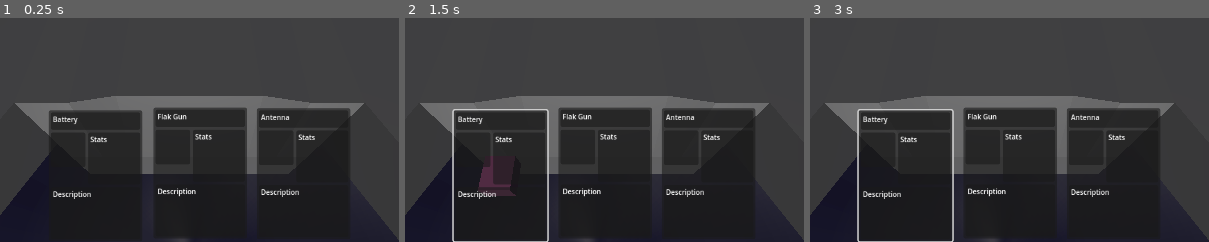
Above: before the commit, frames 1-3 (left to right).
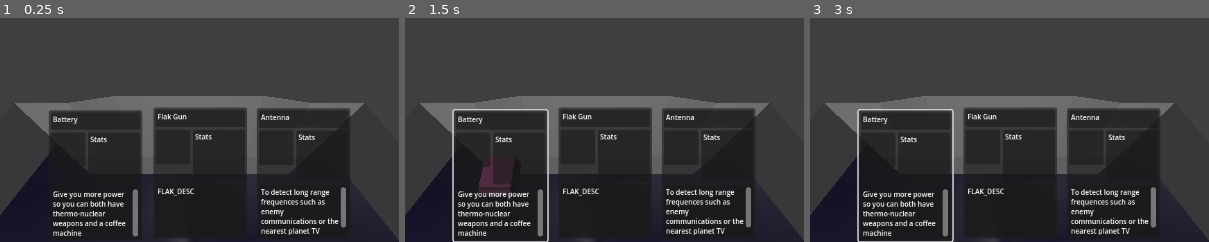
Above: after the commit, the same moments.

Repository: Xwilarg/LudumDare54
Game: Godot game, scene res://Scenes/Main.tscn
The game is run twice, just before and just after one commit, with the same random seed, the same clock (stepped at 60 frames per second) and the same inputs. Video files are missing from this copy of the repository; at most half a second of black plays in their place.
Inputs (mouse positions are % of the whole screen's width and height, from its top left):
- Up to frame 1 (0.25 s): no input
- Up to frame 2 (1.5 s): click (38, 85) at 0.52 s; click (38, 85) at 1.27 s
- Up to frame 3 (3 s): click (38, 85) at 2.02 s; tap Enter at 2.75 s; move the mouse to (72, 45) at 2.77 s; click (72, 45) at 2.92 s
The pictures show only the part of the screen within x 26-76%, y 50-100%; the shares and areas given below are measured in that part.

The runs differ from the first frame. In frame 1, 3.1% of the frame differs, in the area x 13-87%, y 75-98%; in frame 2, 3.1%; in frame 3, 3.1%.

Commit message:
Add card description

Diff:
--- a/Scripts/CardGraphic.gd
+++ b/Scripts/CardGraphic.gd
@@ -13,3 +13,4 @@
 func set_card(c: Card):
 	_curr_card = c;
 	$ARC/CardBG/MarginContainer/VBoxContainer/NamePanel/MarginContainer/RichTextLabel.text = c.name;
+	$ARC/CardBG/MarginContainer/VBoxContainer/DescPanel/MarginContainer/RichTextLabel.text = c.description
